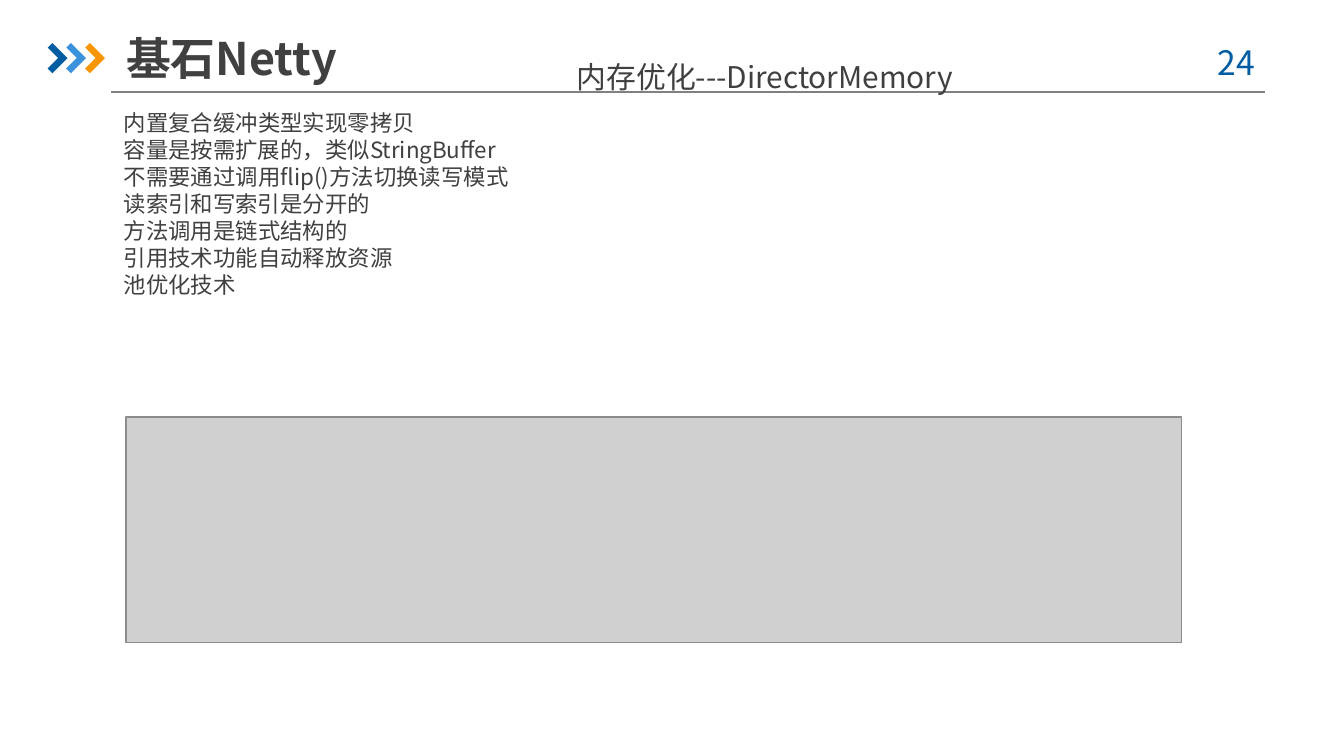
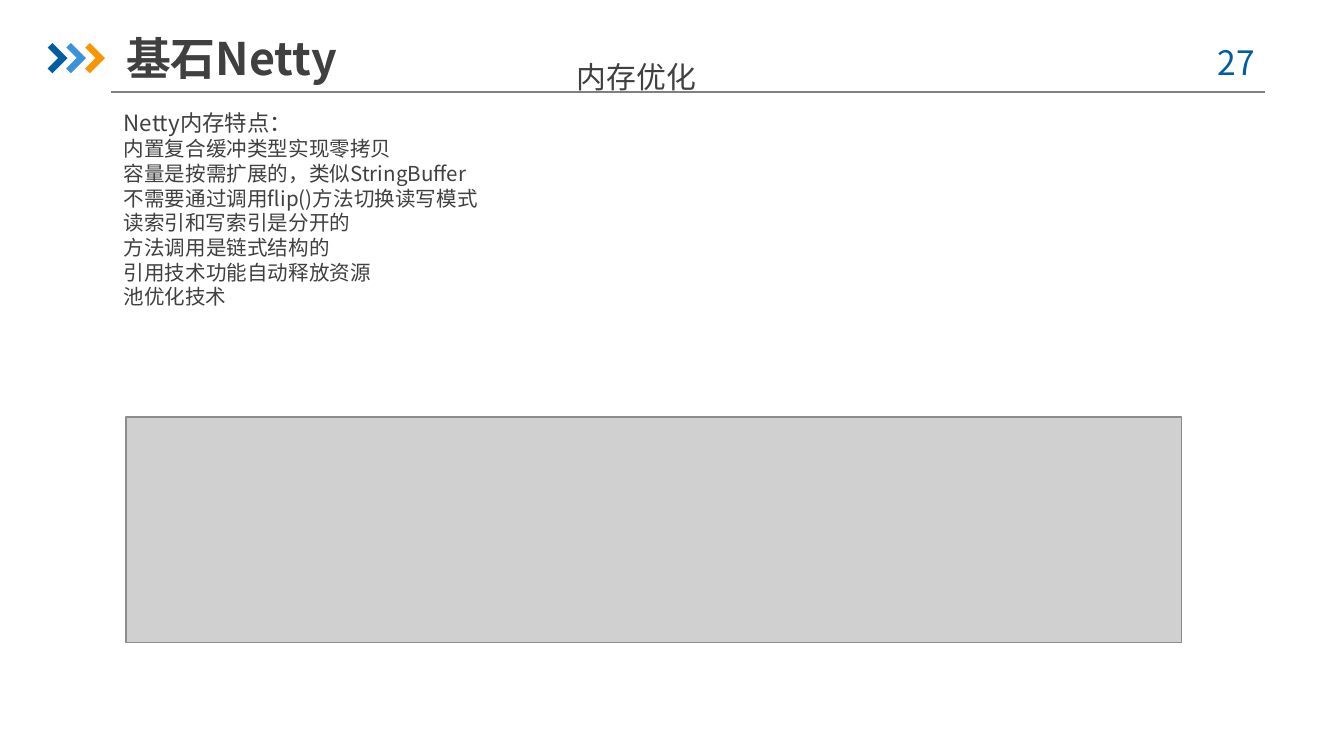
Before and after one commit to yizhou136/springcloudgateway, a slide deck: slide 27 of src/main/doc/SpringCloudGateway框架分析-周国宝.pptx (slide 24 before the commit). Drawn at 1344x756 pixels with LibreOffice and Linux fonts; fonts in the diff are those of the drawing; grey boxes stand for pictures; background and template pictures are left out. Boxes give left, top, right and bottom in pixels: in the first picture for what was removed or moved away, otherwise in the second. Text is boxed around its words. In the diff, an @@ line names an element or a change of style, - is before the commit and + after.

```diff
--- a/src/main/doc/SpringCloudGateway框架分析-周国宝.pptx
+++ b/src/main/doc/SpringCloudGateway框架分析-周国宝.pptx
@@ page number at box(1218, 50, 1255, 75): text changed @@
-24
+27
@@ text at box(577, 63, 696, 93): text changed @@
-内存优化---DirectorMemory
+内存优化
@@ text at box(124, 112, 292, 136): paragraph added @@
+Netty内存特点：
@@ text at box(124, 138, 478, 306): size 12 to 11 pt @@
```
Also in this commit, not shown: 19 other slides changed, 11 slides added, 6 slides removed, 6 other files.
